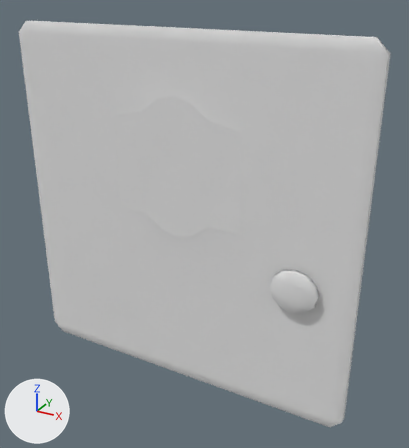
A saved change to the FBX model Assets/environment/SM_DOOR.fbx.
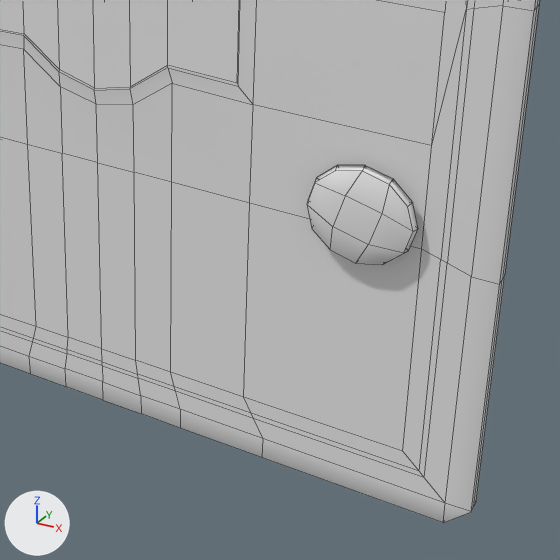
Each version appears first whole from a camera (50 mm lens) standing at (0.79, -1.508, 0.248) and looking at (0.125, -0.3, -0.356), and next in a close-up on the part from 33% to 93% of the width and 44% to 99% of the height. The lights are fixed; the arrows at lower left show +X, +Y and +Z. The last two pictures show the newer version. The close-ups show mesh edges as thin lines. Where no turn or scale is listed for an object, it has been applied to the vertices.

The scene before the commit, as lines of its bpy script (objects in view):
```python
me_circle_001 = bpy.data.meshes.new('Circle.001')
me_circle_001.from_pydata(...)  # 324 vertices, 322 faces; spans x -0.03..0.97, y -0.039..0.011, z 0.0..1.0
ob_circle_001 = bpy.data.objects.new('Circle.001', me_circle_001)
ob_circle_001.location = (-0.422, -0.301, -0.866)
```
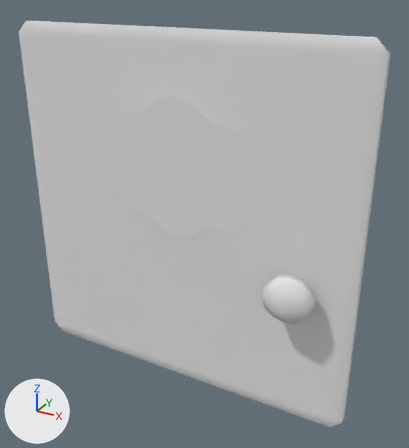
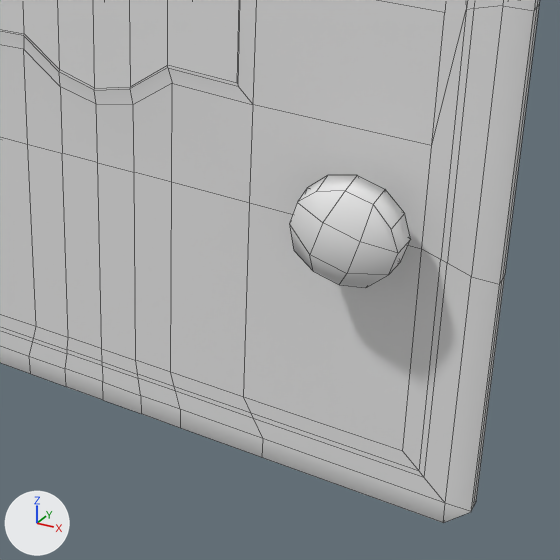
The newer file is also turned or shifted as a whole; pictures and numbers use the older file's frame.

Location of each change, [x1, y1, x2, y2] in pixels of the close-ups (560 x 560 px; the box of a moved part takes in the faces that stretch with it):
```json
{"part": 1, "of": "me_circle_001", "change": "moved or reshaped", "before": [307, 165, 418, 265], "after": [289, 175, 411, 288]}
```

The change, as JSON lines over the scene's bpy script:
```json
{"block": "me_circle_001", "where": "# used by ob_circle_001; location = (-0.422, -0.301, -0.866)"}
{"op": "remove", "block": "me_circle_001", "code": "me_circle_001.from_pydata(...)  # 324 vertices, 322 faces; spans x -0.03..0.97, y -0.039..0.011, z 0.0..1.0"}
{"op": "add", "block": "me_circle_001", "code": "me_circle_001.from_pydata(...)  # 324 vertices, 322 faces; spans x -0.03..0.97, y -0.104..0.011, z 0.0..1.0"}
{"block": "me_circle_001", "change": "me_circle_001 part 1: the loose piece of 56 vertices spanning x 0.752..0.88, y -0.039..-0.01, z 0.333..0.453 is scaled about its middle by (1, 3.58, 1), then moved by (0.0, -0.028, 0.0)"}
```
